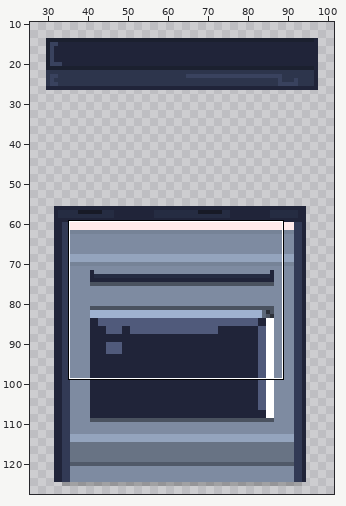
Pixel-art file: Assets/Sprites/Places and Things/kitchen/Stove.aseprite. The first picture is a wide view before the edit; the outline marks the close-up.
Close-up. Before:
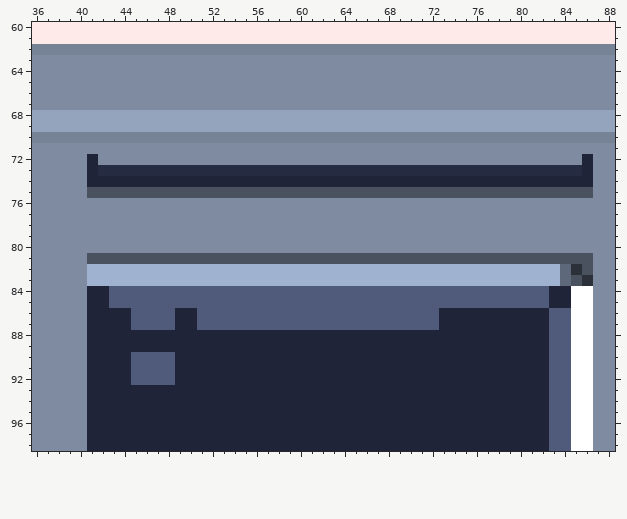
128x128 pixels, 1 frame. Colours within 5 levels of each other are drawn and written as one. Shown: x 36..88, y 60..98. The wide view leaves out empty margins.
Once edited:
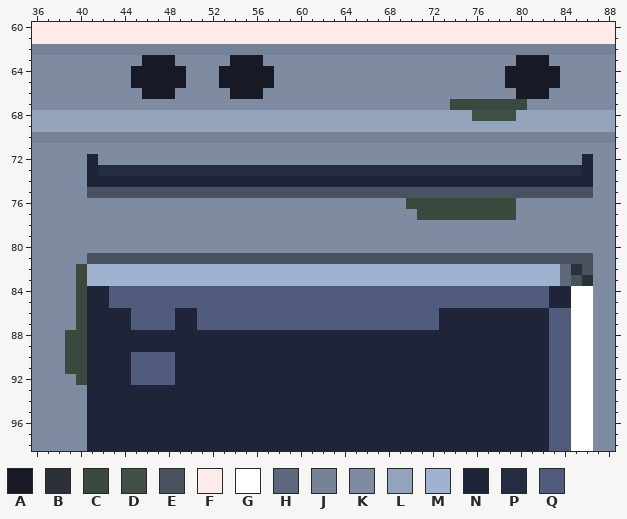
Palette (. is transparent): A #171a26  B #2c3038  C #3a483d  D #415046  E #4a525f  F #ffeaea  G #ffffff  H #5d697a  J #768397  K #7e8ba1  L #94a4bd  M #9fb2d0  N #202439  P #252c42  Q #505a7b
Edits made:
--- layer "fan"
@@ x 36..88 @@
 62 JJJJJJJJJJJJJJJJJJJJJJJJJJJJJJJJJJJJJJJJJJJJJJJJJJJJJ
-63 KKKKKKKKKKKKKKKKKKKKKKKKKKKKKKKKKKKKKKKKKKKKKKKKKKKKK
-64 KKKKKKKKKKKKKKKKKKKKKKKKKKKKKKKKKKKKKKKKKKKKKKKKKKKKK
-65 KKKKKKKKKKKKKKKKKKKKKKKKKKKKKKKKKKKKKKKKKKKKKKKKKKKKK
-66 KKKKKKKKKKKKKKKKKKKKKKKKKKKKKKKKKKKKKKKKKKKKKKKKKKKKK
-67 KKKKKKKKKKKKKKKKKKKKKKKKKKKKKKKKKKKKKKKKKKKKKKKKKKKKK
-68 LLLLLLLLLLLLLLLLLLLLLLLLLLLLLLLLLLLLLLLLLLLLLLLLLLLLL
+63 KKKKKKKKKKAAAKKKKKAAAKKKKKKKKKKKKKKKKKKKKKKKAAAKKKKKK
+64 KKKKKKKKKAAAAAKKKAAAAAKKKKKKKKKKKKKKKKKKKKKAAAAAKKKKK
+65 KKKKKKKKKAAAAAKKKAAAAAKKKKKKKKKKKKKKKKKKKKKAAAAAKKKKK
+66 KKKKKKKKKKAAAKKKKKAAAKKKKKKKKKKKKKKKKKKKKKKKAAAKKKKKK
+67 KKKKKKKKKKKKKKKKKKKKKKKKKKKKKKKKKKKKKKCCCCCCCKKKKKKKK
+68 LLLLLLLLLLLLLLLLLLLLLLLLLLLLLLLLLLLLLLLLDDDDLLLLLLLLL
 69 LLLLLLLLLLLLLLLLLLLLLLLLLLLLLLLLLLLLLLLLLLLLLLLLLLLLL
@@ x 68..81 @@
 75 EEEEEEEEEEEEEE
-76 KKKKKKKKKKKKKK
-77 KKKKKKKKKKKKKK
+76 KKCCCCCCCCCCKK
+77 KKKCCCCCCCCCKK
 78 KKKKKKKKKKKKKK
@@ x 37..42 @@
 81 KKKKEE
-82 KKKKMM
-83 KKKKMM
-84 KKKKNN
-85 KKKKNN
-86 KKKKNN
-87 KKKKNN
-88 KKKKNN
-89 KKKKNN
-90 KKKKNN
-91 KKKKNN
-92 KKKKNN
+82 KKKCMM
+83 KKKCMM
+84 KKKCNN
+85 KKKCNN
+86 KKKCNN
+87 KKKCNN
+88 KKCCNN
+89 KKCCNN
+90 KKCCNN
+91 KKCCNN
+92 KKKCNN
 93 KKKKNN
Where, in picture pixels (left, top, right, bottom), the same in both close-ups:
changed: (131, 55, 274, 99)
changed: (450, 55, 560, 121)
changed: (406, 198, 516, 220)
changed: (65, 264, 87, 385)
